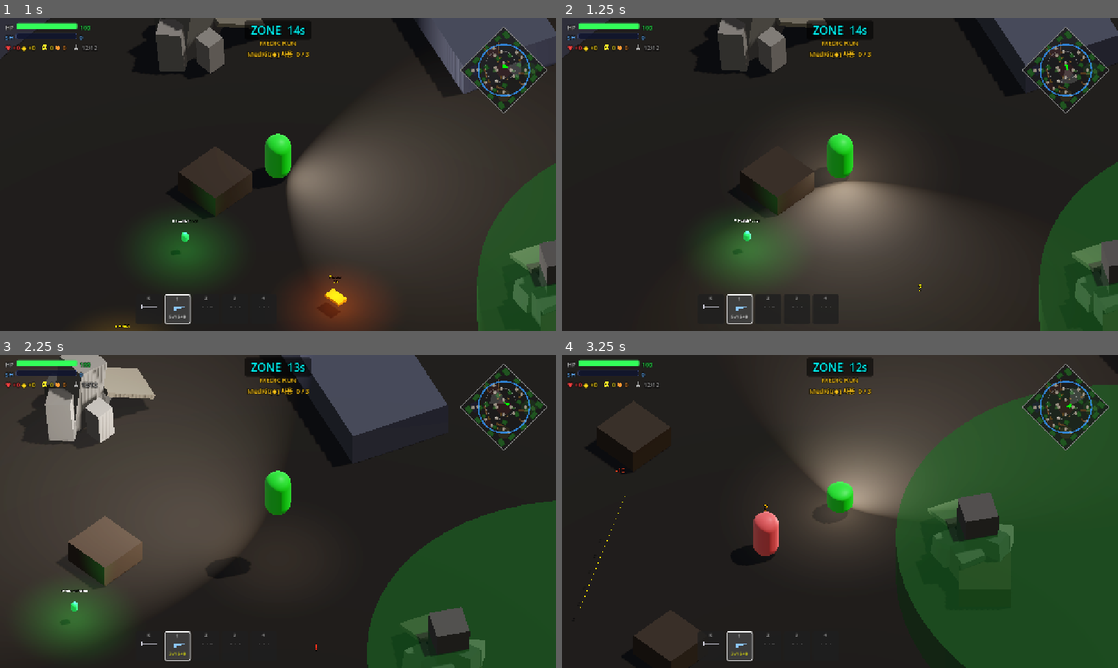
Above: before the commit, frames 1-4 (two rows, left to right).
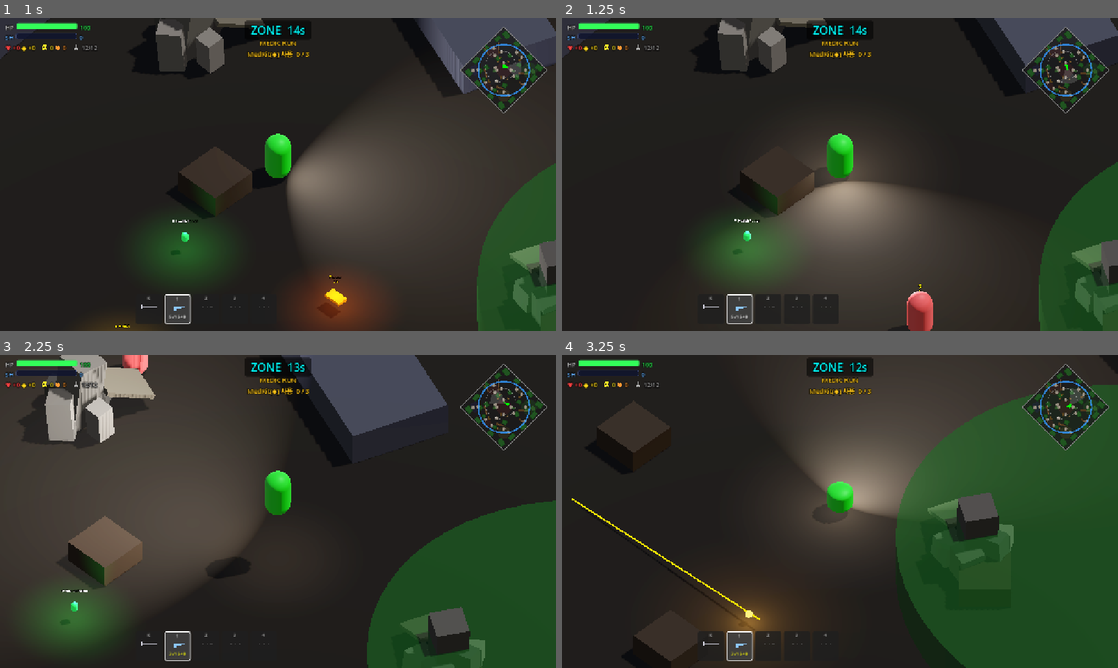
Above: after the commit, the same moments.

Repository: Kyulhee/battle-capsule
Game: Godot game, scene res://src/Main.tscn
The game is run twice, just before and just after one commit, with the same random seed, the same clock (stepped at 60 frames per second) and the same inputs.
Inputs (mouse positions are in pixels of both pictures, inside the frame that each line leads up to):
- Up to frame 1 (1 s): click "START MATCH" at 0.5 s
- Up to frame 2 (1.25 s): no input
- Up to frame 3 (2.25 s): tap Enter at 1.25 s; move the mouse to (400, 495) at 1.27 s; press the mouse at (400, 495) at 1.28 s; hold D (ui_right) 1.28-2.03 s; tap Space at 1.52 s; move the mouse to (166, 527) at 2.02 s; release the mouse at (166, 527) at 2.03 s; hold S (ui_down) from 2.03 s (still down); tap Q (heal) at 2.1 s
- Up to frame 4 (3.25 s): tap Space at 2.27 s; move the mouse to (895, 442) at 2.77 s; release S (ui_down) at 2.78 s; hold D (ui_right) from 2.78 s (still down); tap C at 2.85 s

Frame 1 is identical in both runs. In frame 2, 0.5% of the frame differs, in the area x 62-67%, y 87-100%; in frame 3, 0.2%; in frame 4, 3.2%, in the area x 1-43%, y 36-97%.

Commit message:
fix: 봇 인식 딜레이 소폭 단축 (dwell 0.3→0.2s, NORMAL reaction 0.35→0.2s)

Diff:
--- a/src/Main.gd
+++ b/src/Main.gd
@@ -12,7 +12,7 @@
 var difficulty: Difficulty = Difficulty.NORMAL
 const DIFFICULTY_PARAMS = {
 	0: { "vision_mult": 0.75, "reaction_delay": 1.2,  "aim_spread": 1.8,  "loot_break_mult": 0.0, "awareness_level": 0 },
-	1: { "vision_mult": 1.0,  "reaction_delay": 0.35, "aim_spread": 1.0,  "loot_break_mult": 1.0, "awareness_level": 1, "combat_loot_floor": 0.20, "idle_scan_interval_max": 1.8 },
+	1: { "vision_mult": 1.0,  "reaction_delay": 0.2,  "aim_spread": 1.0,  "loot_break_mult": 1.0, "awareness_level": 1, "combat_loot_floor": 0.20, "idle_scan_interval_max": 1.8 },
 	2: { "vision_mult": 1.25, "reaction_delay": 0.0,  "aim_spread": 0.65, "loot_break_mult": 1.5, "awareness_level": 2, "combat_loot_floor": 0.35, "combat_loot_radius": 22.0, "idle_scan_interval_max": 1.2 },
 	3: { "vision_mult": 1.5,  "reaction_delay": 0.0,  "aim_spread": 0.5,  "loot_break_mult": 2.0, "awareness_level": 2, "combat_loot_floor": 0.40, "combat_loot_radius": 25.0, "idle_scan_interval_max": 0.9 },
 }
--- a/src/core/bot_stats.tres
+++ b/src/core/bot_stats.tres
@@ -13,3 +13,4 @@
 fire_rate = 1.0
 attack_range = 10.0
 vision_range = 20.0
+dwell_time_open = 0.2
